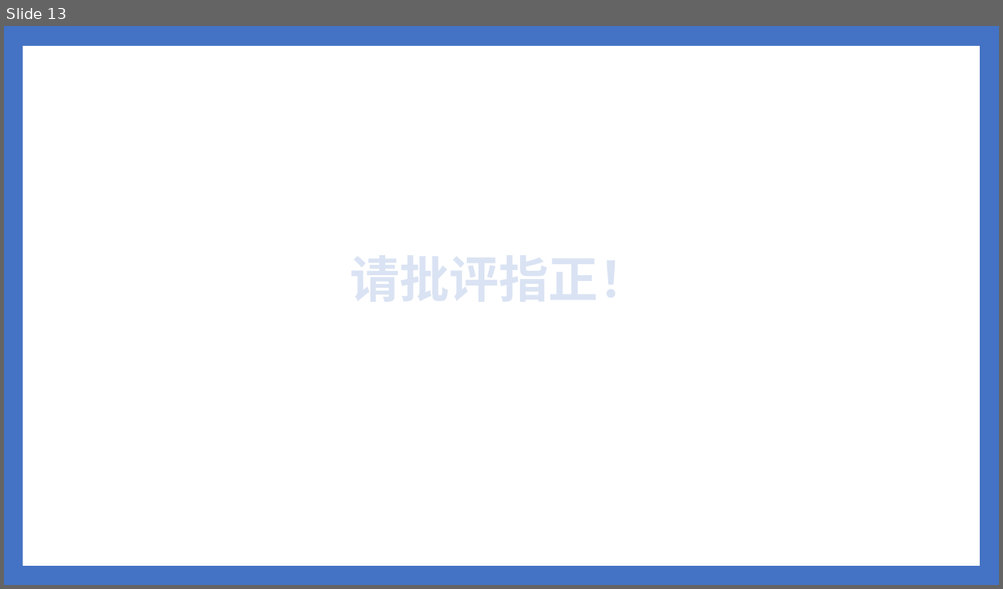
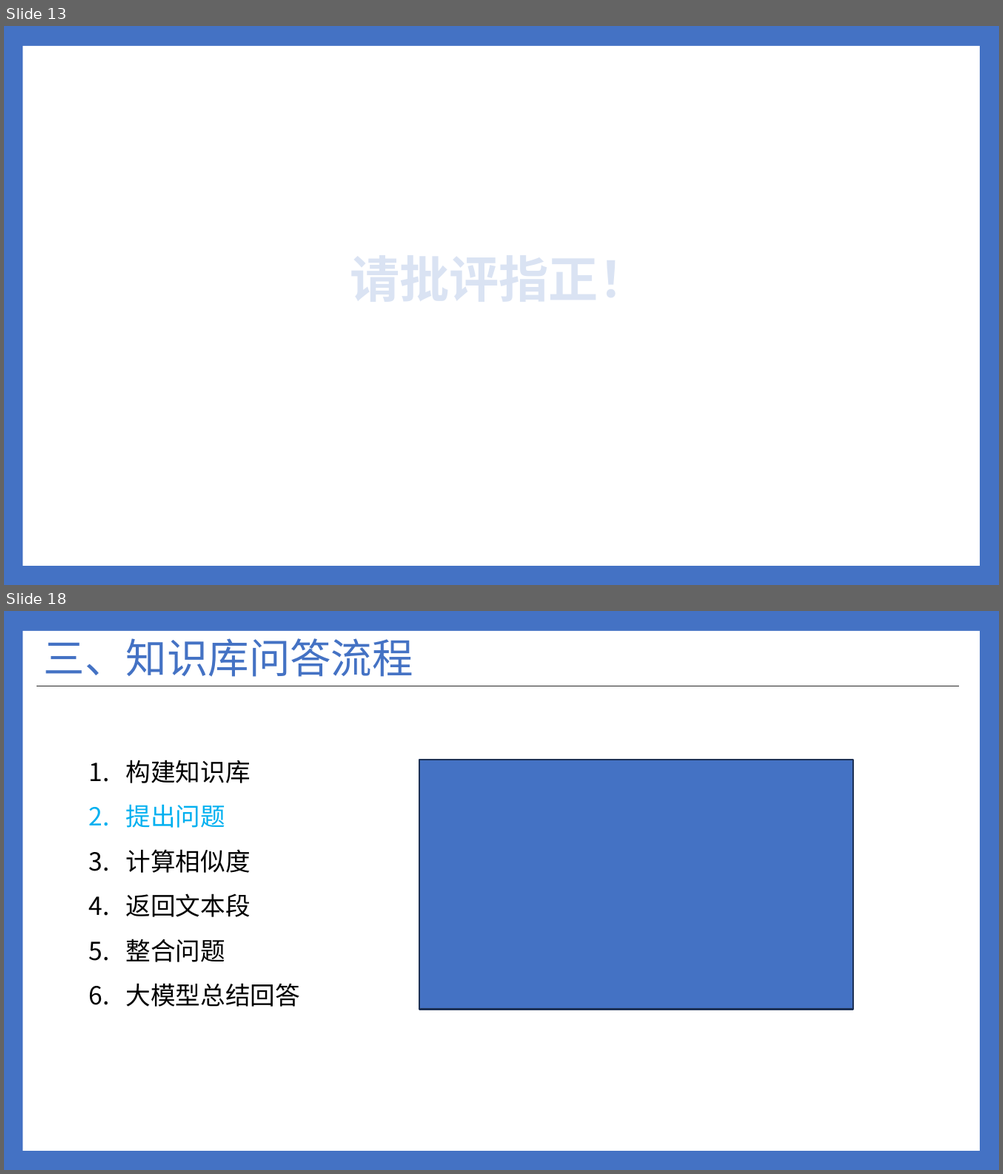
Before and after one commit to ylsdamxssjxxdd/eva, a slide deck: utils/软件介绍.pptx. Shown one above the other, each under a label of ours: slide 13 before the commit, slides 13 and 18 after it; the slides between them are not shown. The pictures are 1003x589 and 1003x1174 pixels, drawn with LibreOffice and Linux fonts; fonts in the diff are those of the drawing. Boxes give left, top, right and bottom in pixels: in the first picture for what was removed or moved away, otherwise in the second. Text is boxed around its words. In the diff, an @@ line names an element or a change of style, - is before the commit and + after.

```diff
--- a/utils/软件介绍.pptx
+++ b/utils/软件介绍.pptx
@@ slide 18 added at (4, 611, 999, 1170), background #4472C4; not listed: 1 template element that a slide beside it also shows @@
@@ title added at (44, 638, 413, 677), 39.6 pt, text #4472C4 @@
+三、知识库问答流程
@@ line added from (36, 686) to (959, 686), #262626 1 pt @@
@@ text added at (126, 760, 300, 1007), 24 pt, text #000000 @@
+1. 构建知识库
+2. 提出问题
+3. 计算相似度
+4. 返回文本段
+5. 整合问题
+6. 大模型总结回答
@@ rectangle added at (419, 760, 852, 1009), fill #4472C4, outline #1E3256 1.5 pt @@
```
Also in this commit, not shown: 1 slide changed, 5 other slides added, 1 slide removed, 9 other files.
